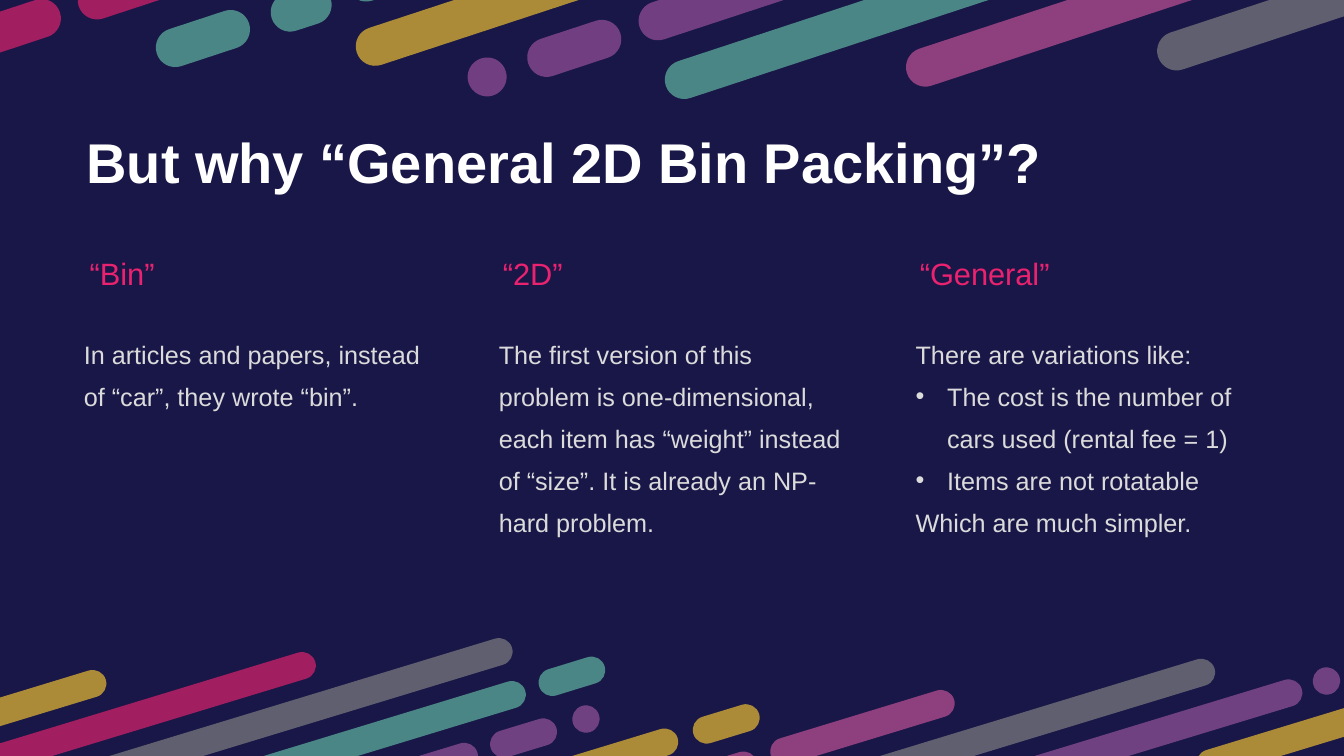
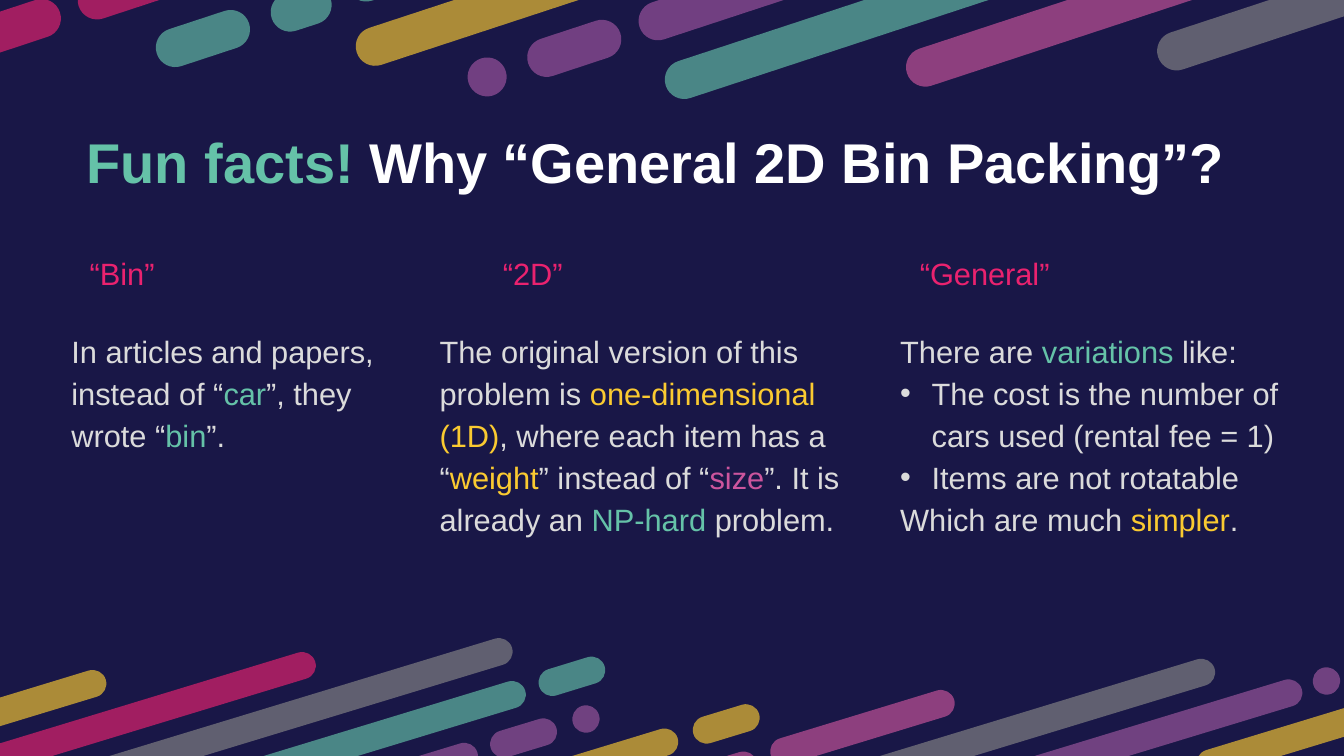
Before and after one commit to htnminh/optimization-project, a slide deck: slide 9 of presentation/General 2D Bin Packing Problem.pptx. Drawn at 1344x756 pixels with LibreOffice and Linux fonts; fonts in the diff are those of the drawing. Boxes give left, top, right and bottom in pixels: in the first picture for what was removed or moved away, otherwise in the second. Text is boxed around its words. In the diff, an @@ line names an element or a change of style, - is before the commit and + after.

```diff
--- a/presentation/General 2D Bin Packing Problem.pptx
+++ b/presentation/General 2D Bin Packing Problem.pptx
@@ text at <box>87,142,1224,193</box>: text changed @@
-But why “General 2D Bin Packing”?
+Fun facts! Why “General 2D Bin Packing”?
@@ text "In articles and papers, instead ...": place and size @@
-text "In articles and papers, instead ..." at <box>84,345,420,411</box>
+text "In articles and papers, instead ..." at <box>71,340,373,448</box>
@@ text "In articles and papers, instead ..." at <box>71,340,373,448</box>: size 18 to 22 pt; text colour #DBDBDB to #65C2A8 in "“car”, “bin”." @@
@@ text "There are variations like:": place and size @@
-text "There are variations like:" at <box>916,345,1231,537</box>
+text "There are variations like:" at <box>900,340,1279,536</box>
@@ text "There are variations like:" at <box>900,340,1279,536</box>: size 18 to 22 pt; text colour #DBDBDB to #65C2A8 in "variations"; text colour #DBDBDB to #FACA31 in "simpler." @@
@@ text at <box>440,340,839,536</box>: text changed; size 18 to 22 pt @@
-The first version of this problem is one-dimensional, each item has “weight” instead of “size”. It is already an NP-hard problem.
+The original version of this problem is one-dimensional (1D), where each item has a “weight” instead of “size”. It is already an NP-hard problem.
```
Also in this commit, not shown: 13 other slides changed, 5 slides added, 19 other files.
